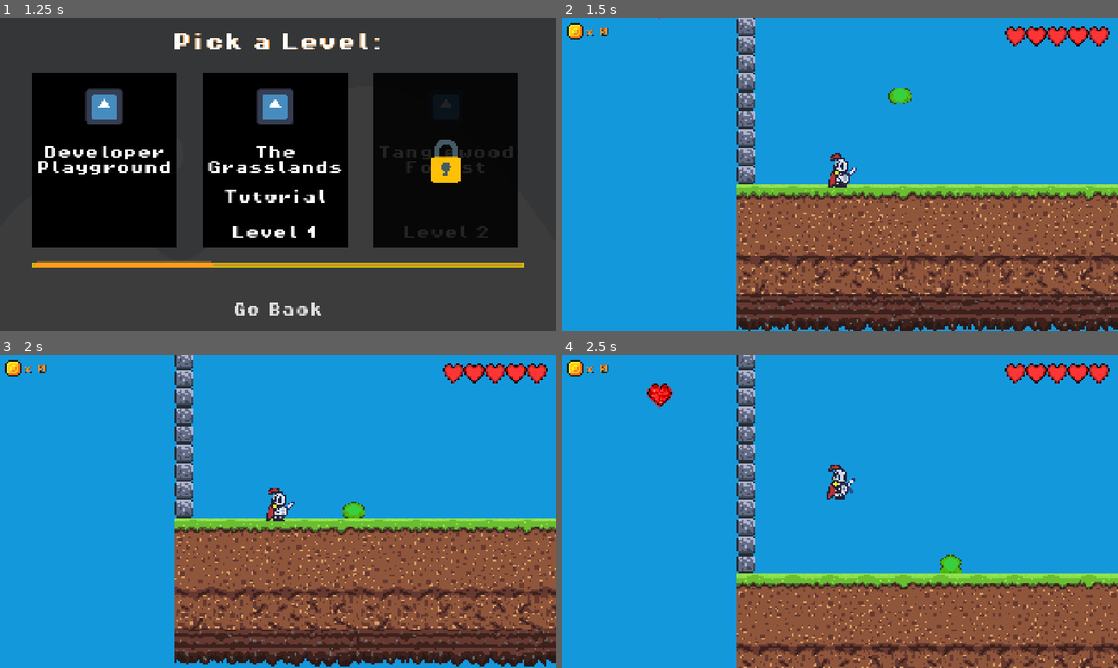
Above: before the commit, frames 1-4 (two rows, left to right).
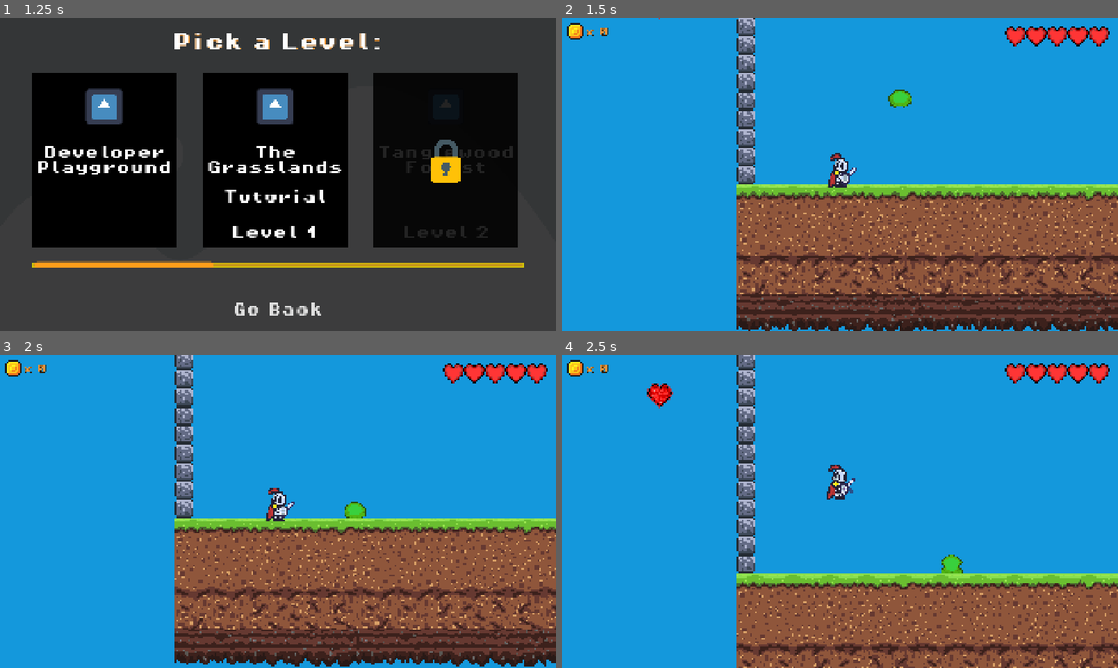
Above: after the commit, the same moments.

Repository: MarcusFDev/2d-action-rpg
Game: Godot game, scene res://scenes/ui/main_menu.tscn
Two runs of this game, one before a commit and one after it. Both use one fixed random seed, a clock stepped at 60 frames per second and the inputs below. The engine's default icon, where the game draws it, is replaced by a stand-in: a white triangle on a blue panel in a dark square.
Inputs (mouse positions are in pixels of both pictures, inside the frame that each line leads up to):
- Up to frame 1 (1.25 s): click "Play" at 0.5 s
- Up to frame 2 (1.5 s): click "Developer Playground" at 1.25 s
- Up to frame 3 (2 s): no input
- Up to frame 4 (2.5 s): tap Enter at 2 s; move the mouse to (962, 495) at 2.02 s; hold Up (ui_up) from 2.03 s (still down); tap Space (jump) at 2.1, 2.27 s; click (962, 495) at 2.17 s

Frame 1 is identical in both runs. In frame 2, 0.1% of the frame differs, in the area x 58-63%, y 22-29%; in frame 3, less than 0.1%; in frame 4, less than 0.1%.

Commit message:
Change: Slime Inspector exports variables modified.

Diff:
--- a/game/scenes/enemies/slime.tscn
+++ b/game/scenes/enemies/slime.tscn
@@ -418,6 +418,7 @@
 script = ExtResource("1_68p8s")
 actor_path = NodePath(".")
 animations_path = NodePath("Animations")
+enable_debug = true
 state_machine_path = NodePath("StateMachine")
 idle_state_path = NodePath("StateMachine/IdleState")
 patrol_state_path = NodePath("StateMachine/PatrolState")
@@ -503,7 +504,7 @@
 script = ExtResource("15_84gbg")
 actor_path = NodePath("../..")
 move_speed = 30.0
-randomized_chance = 30.0
+randomized_chance = 50.0
 
 [node name="RandomizerComponent" type="Node" parent="Components"]
 script = ExtResource("16_7ji7s")
@@ -511,14 +512,18 @@
 
 [node name="StateMachine" type="Node" parent="." node_paths=PackedStringArray("starting_state")]
 script = ExtResource("9_nx7r3")
-starting_state = NodePath("IdleState")
+starting_state = NodePath("FallState")
 
 [node name="IdleState" type="Node" parent="StateMachine"]
 script = ExtResource("11_tvrjd")
 actor_path = NodePath("../..")
 state_animation = "slime_idle"
-use_behavior_tree = true
+export_use_behavior_tree = true
+export_enable_random_jump = true
+export_jump_interval = 1.0
+export_jump_chance = 10.0
 idle_component = NodePath("../../Components/IdleComponent")
+randomizer_component = NodePath("../../Components/RandomizerComponent")
 
 [node name="PatrolState" type="Node" parent="StateMachine"]
 script = ExtResource("13_nx7r3")
@@ -526,10 +531,10 @@
 state_animation = "slime_patrol"
 export_use_behavior_tree = true
 export_enable_random_idle = true
-export_idle_interval = 1.5
-export_idle_chance = 15.0
+export_idle_interval = 1.0
+export_idle_chance = 30.0
 export_enable_random_jump = true
-export_jump_interval = 2.5
+export_jump_interval = 2.0
 export_jump_chance = 15.0
 edge_detector_component = NodePath("../../Components/EdgeDetectorComponent")
 movement_component = NodePath("../../Components/MovementComponent")
@@ -541,10 +546,17 @@
 state_animation = "slime_idle"
 export_use_behavior_tree = true
 export_enable_randomize_direction = true
+export_enable_random_idle = true
+export_idle_interval = 2.0
+export_idle_chance = 10.0
+export_enable_random_patrol = true
+export_patrol_interval = 2.0
+export_patrol_chance = 10.0
 gravity_component = NodePath("../../Components/GravityComponent")
 ground_check_component = NodePath("../../Components/GroundCheckComponent")
 jump_component = NodePath("../../Components/JumpComponent")
 movement_component = NodePath("../../Components/MovementComponent")
+randomizer_component = NodePath("../../Components/RandomizerComponent")
 
 [node name="FallState" type="Node" parent="StateMachine"]
 script = ExtResource("13_m4uwr")
